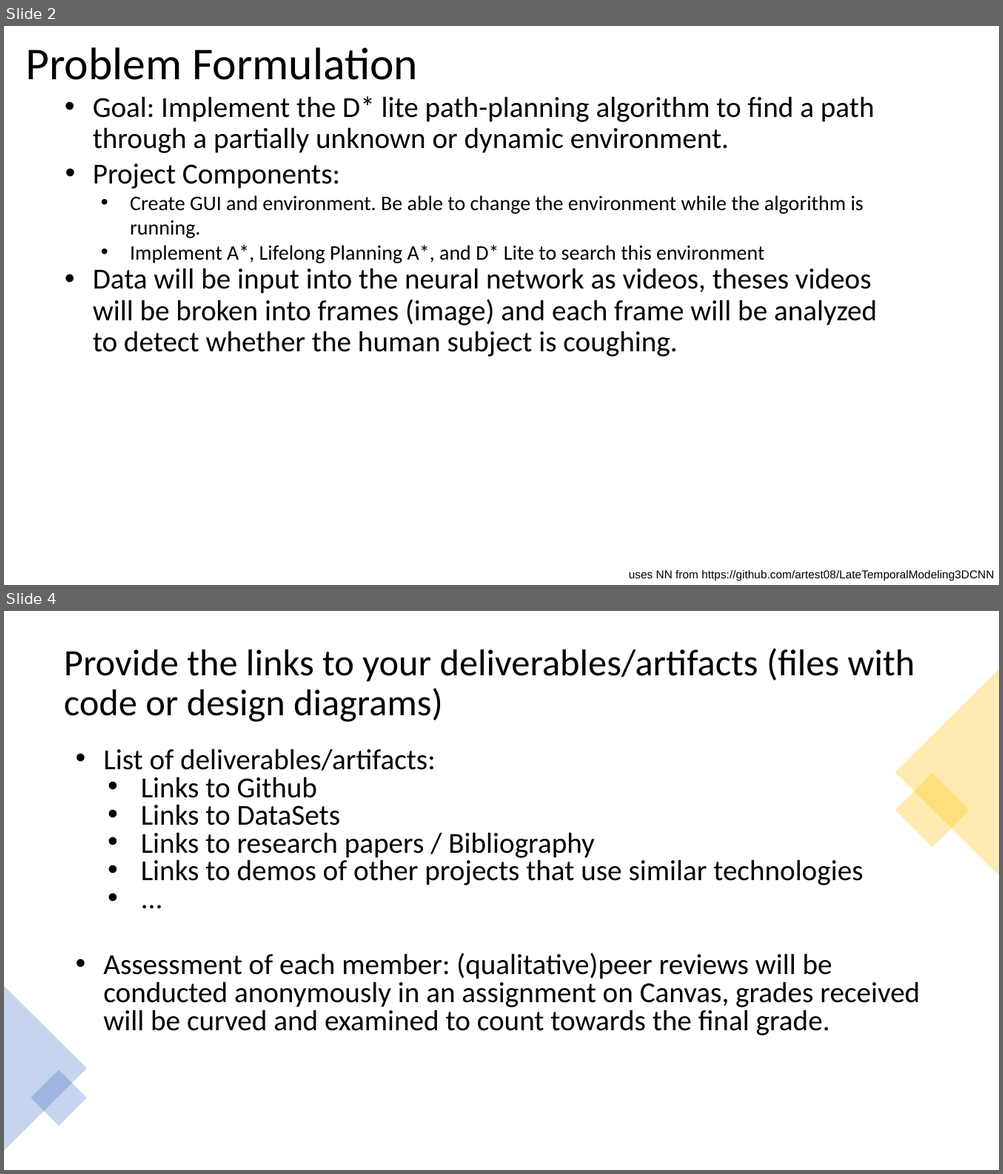
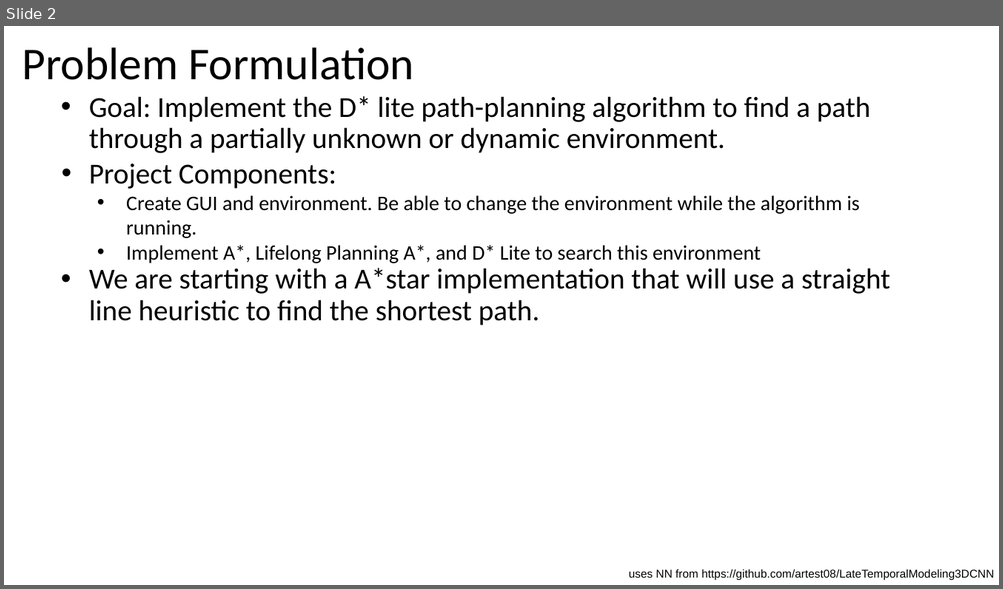
Before and after one commit to andrew-helms/Pathplanner, a slide deck: Project check-in 1.pptx. Shown one above the other, each under a label of ours: slides 2 and 4 before the commit, slide 2 after it; the slides between them are not shown. The pictures are 1003x1174 and 1003x589 pixels, drawn with LibreOffice and Linux fonts; fonts in the diff are those of the drawing. Boxes give left, top, right and bottom in pixels: in the first picture for what was removed or moved away, otherwise in the second. Text is boxed around its words. In the diff, an @@ line names an element or a change of style, - is before the commit and + after.

Commit message:
Changed AStar file to PathFinder

```diff
--- a/Project check-in 1.pptx
+++ b/Project check-in 1.pptx
@@ slide 4 removed at (4,611,999,1170), background #FFFFFF @@
@@ title removed at (64,648,915,722) @@
-Provide the links to your deliverables/artifacts (files with code or design diagrams)
@@ triangle removed at (895,669,999,876) @@
@@ text removed at (103,749,919,1036) @@
-• List of deliverables/artifacts:
-  • Links to Github
-  • Links to DataSets
-  • Links to research papers / Bibliography
-  • Links to demos of other projects that use similar technologies
-  • ...
-• Assessment of each member: (qualitative)peer reviews will be conducted anonymously in an assignment on Canvas, grades received will be curved and examined to count towards the final grade.
@@ rectangle removed at (895,773,970,848) @@
@@ triangle removed at (4,986,87,1151) @@
@@ rectangle removed at (31,1070,87,1126) @@
@@ slide 2 changed as well @@
@@ title "Problem Formulation": place and size @@
-title "Problem Formulation" at (25,47,418,80)
+title "Problem Formulation" at (22,47,414,80)
@@ text at (89,268,890,326): text changed @@
-• Data will be input into the neural network as videos, theses videos will be broken into frames (image) and each frame will be analyzed to detect whether the human subject is coughing.
+• We are starting with a A*star implementation that will use a straight line heuristic to find the shortest path.
```
Also in this commit, not shown: 1 other slide changed, 2 slides added, 1 other slide removed, 37 other files.
